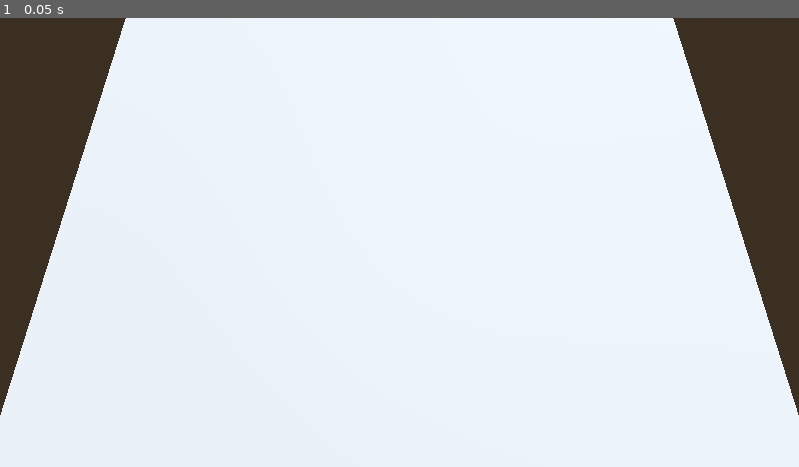
Above: before the commit, frame 1.
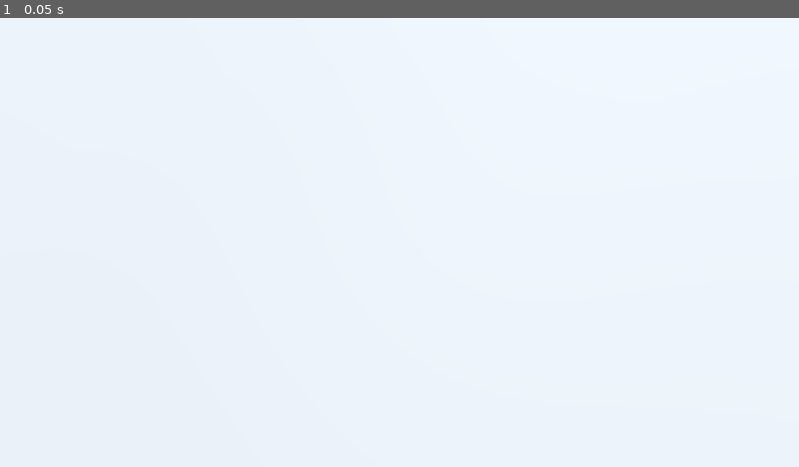
Above: after the commit, the same moment.

Repository: yubinex/barbarian-blaster
Game: Godot game, scene res://base_level.tscn
The game is run twice, just before and just after one commit, with the same random seed, the same clock (stepped at 60 frames per second) and the same inputs. The project has no main scene, so this scene is started directly.
Inputs:
- Up to frame 1 (0.05 s): no input

The runs differ from the first frame. In frame 1, 14% of the frame differs, in the area x 0-100%, y 0-89%.

Commit message:
fix: Adjust camera transform in base level scene
Updates the Camera3D transform in base_level.tscn for improved viewing.

Diff:
--- a/base_level.tscn
+++ b/base_level.tscn
@@ -27,4 +27,4 @@
 size = Vector3(100, 2, 100)
 
 [node name="Camera3D" type="Camera3D" parent="."]
-transform = Transform3D(1, 0, 0, 0, 0.258819, 0.965926, 0, -0.965926, 0.258819, 0, 41, 30)
+transform = Transform3D(1, 0, 0, 0, 0.422618, 0.906308, 0, -0.906308, 0.422618, 0, 14.5, 9.5)
